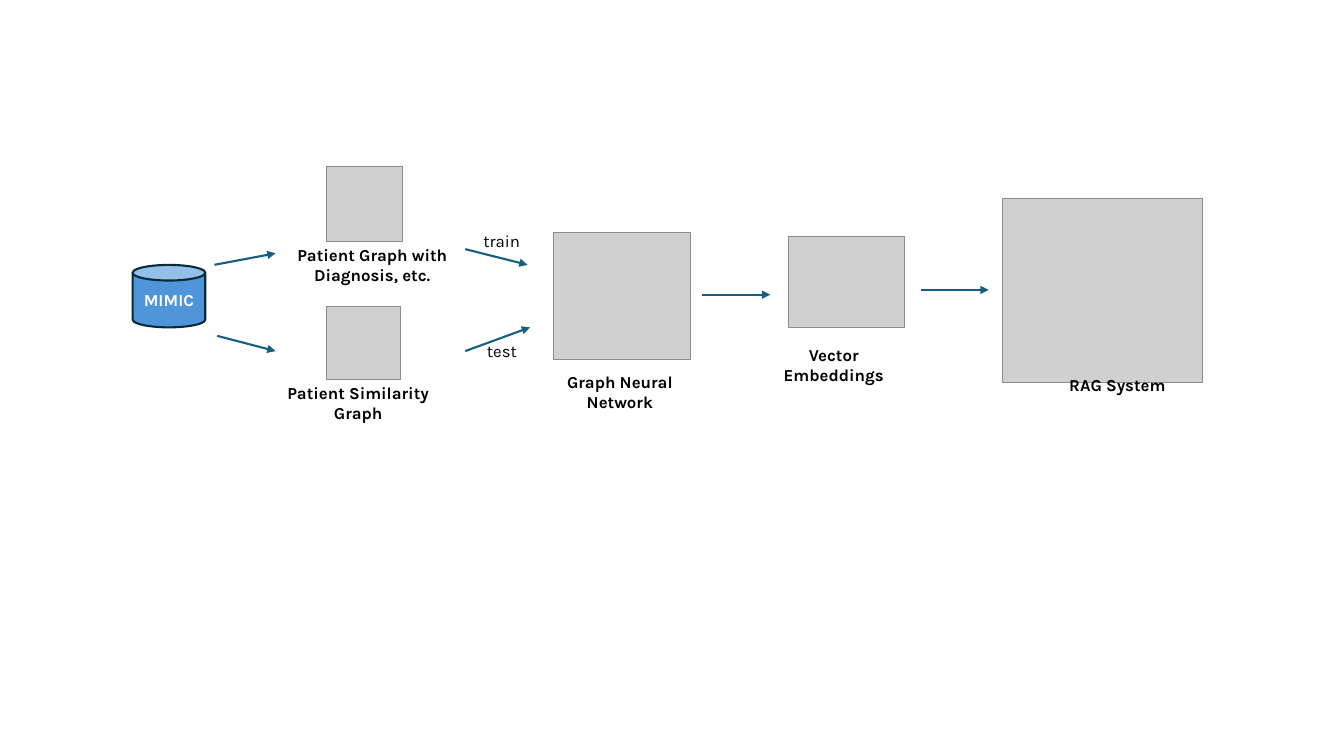
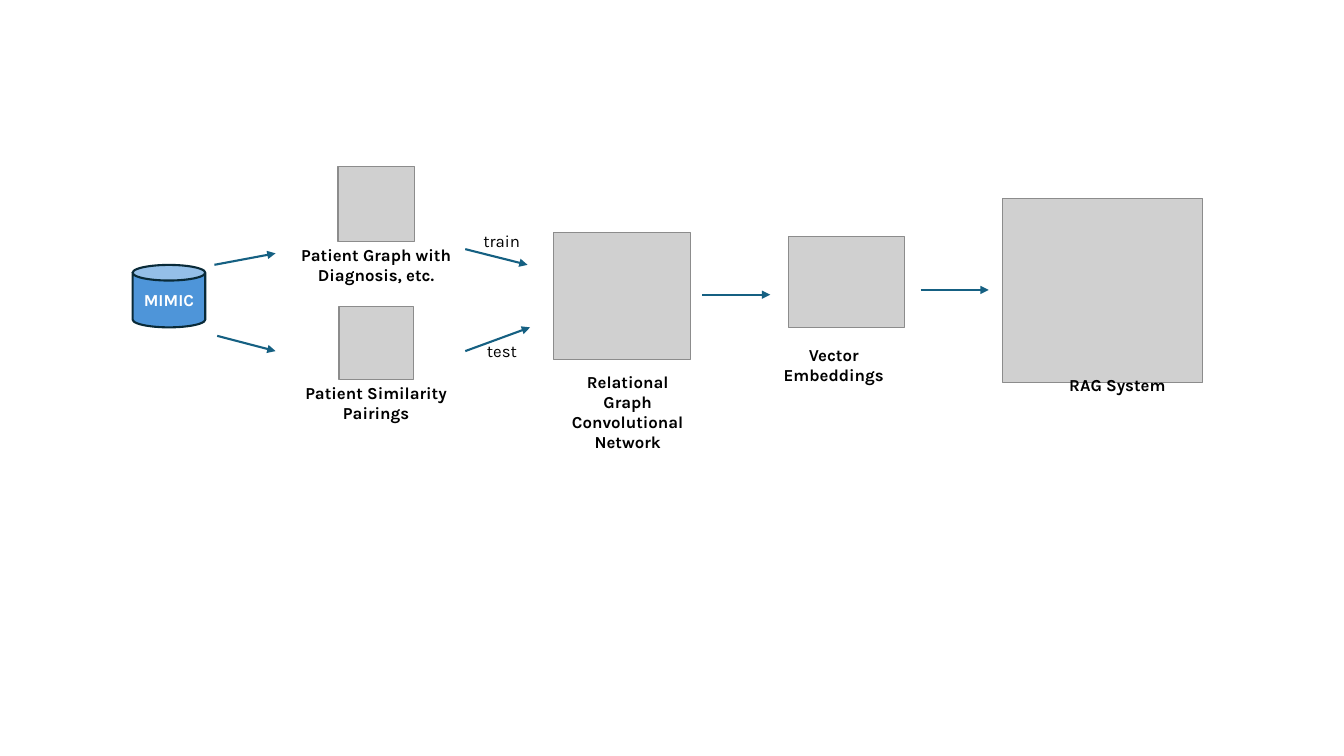
Before and after one commit to razzlemacher/ut-health-final-proj, a slide deck: slide 1 of diagrams/diagrams.pptx. Drawn at 1344x756 pixels with LibreOffice and Linux fonts; fonts in the diff are those of the drawing; grey boxes stand for pictures. Boxes give left, top, right and bottom in pixels: in the first picture for what was removed or moved away, otherwise in the second. Text is boxed around its words. In the diff, an @@ line names an element or a change of style, - is before the commit and + after.

Commit message:
added architecture and updated flow diagram

```diff
--- a/diagrams/diagrams.pptx
+++ b/diagrams/diagrams.pptx
@@ picture: place and size @@
-picture at box(327, 166, 403, 242)
+picture at box(338, 166, 414, 242)
@@ text "Patient Graph with Diagnosis, etc.": place and size @@
-text "Patient Graph with Diagnosis, etc." at box(297, 249, 447, 286)
+text "Patient Graph with Diagnosis, etc." at box(301, 249, 451, 286)
@@ picture: place and size @@
-picture at box(327, 308, 401, 381)
+picture at box(339, 308, 413, 381)
@@ text at box(305, 387, 447, 424): text changed @@
-Patient Similarity Graph
+Patient Similarity Pairings
@@ text at box(572, 376, 683, 449): text changed @@
-Graph Neural Network
+Relational Graph Convolutional Network
```
